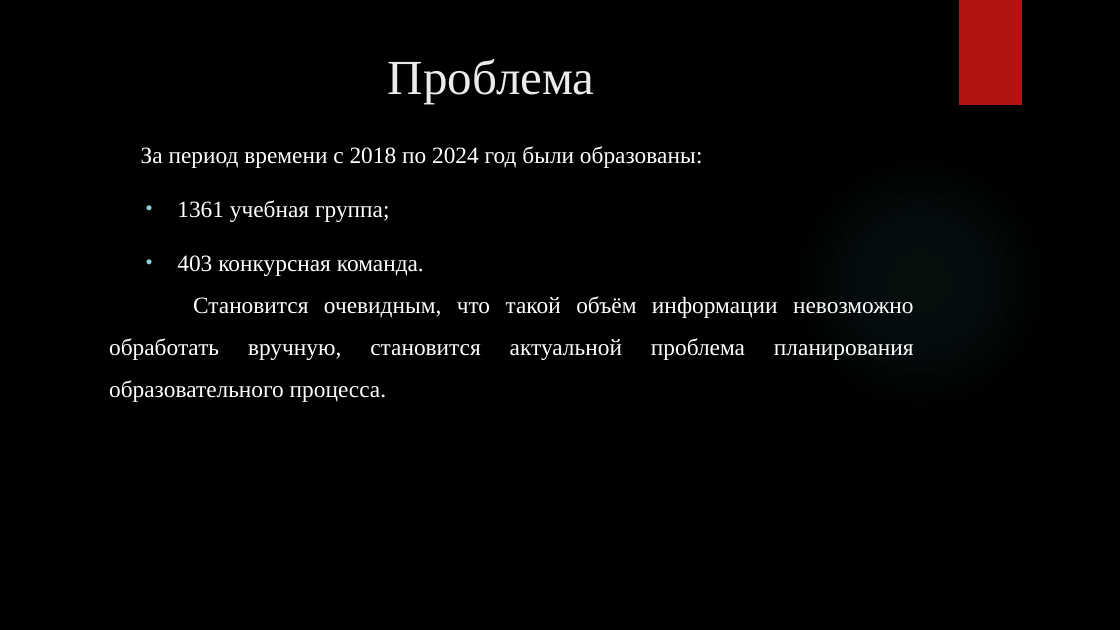
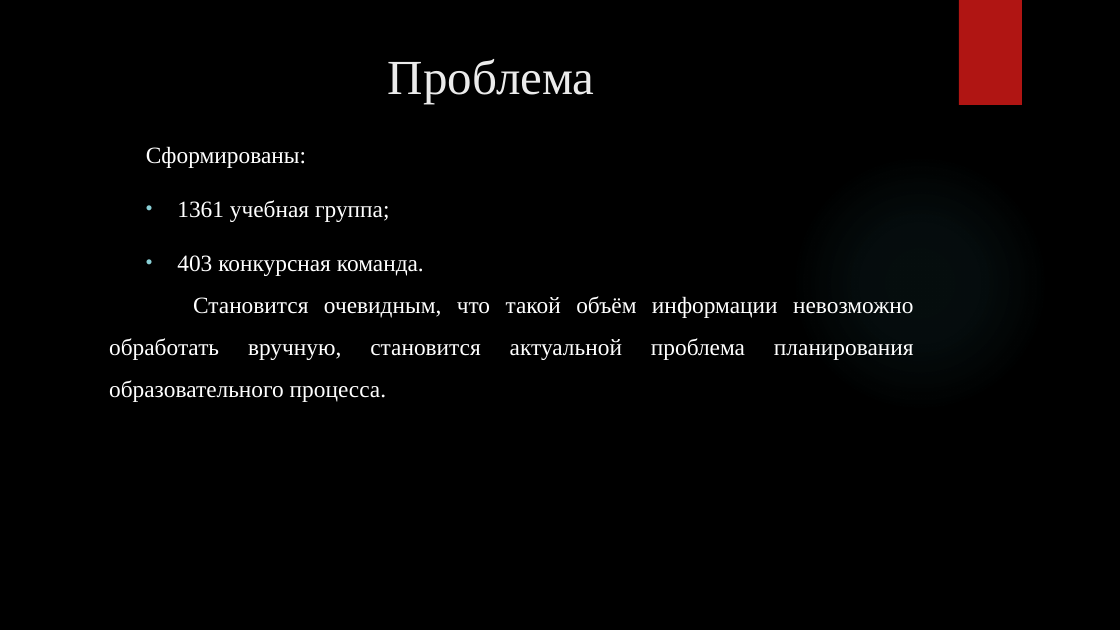
Before and after one commit to RAdKuzur/ASTU, a slide deck: slide 5 of Дипломная работа/Презентация Курсовая.pptx (slide 4 before the commit). Drawn at 1120x630 pixels with LibreOffice and Linux fonts; fonts in the diff are those of the drawing; background and template pictures are left out. Boxes give left, top, right and bottom in pixels: in the first picture for what was removed or moved away, otherwise in the second. Text is boxed around its words. In the diff, an @@ line names an element or a change of style, - is before the commit and + after.

```diff
--- a/Дипломная работа/Презентация Курсовая.pptx
+++ b/Дипломная работа/Презентация Курсовая.pptx
@@ text at [146, 146, 306, 168]: text changed @@
-За период времени с 2018 по 2024 год были образованы:
+  Сформированы:
```
Also in this commit, not shown: 10 other slides changed, 5 slides added, 3 slides removed, 1 other file.
